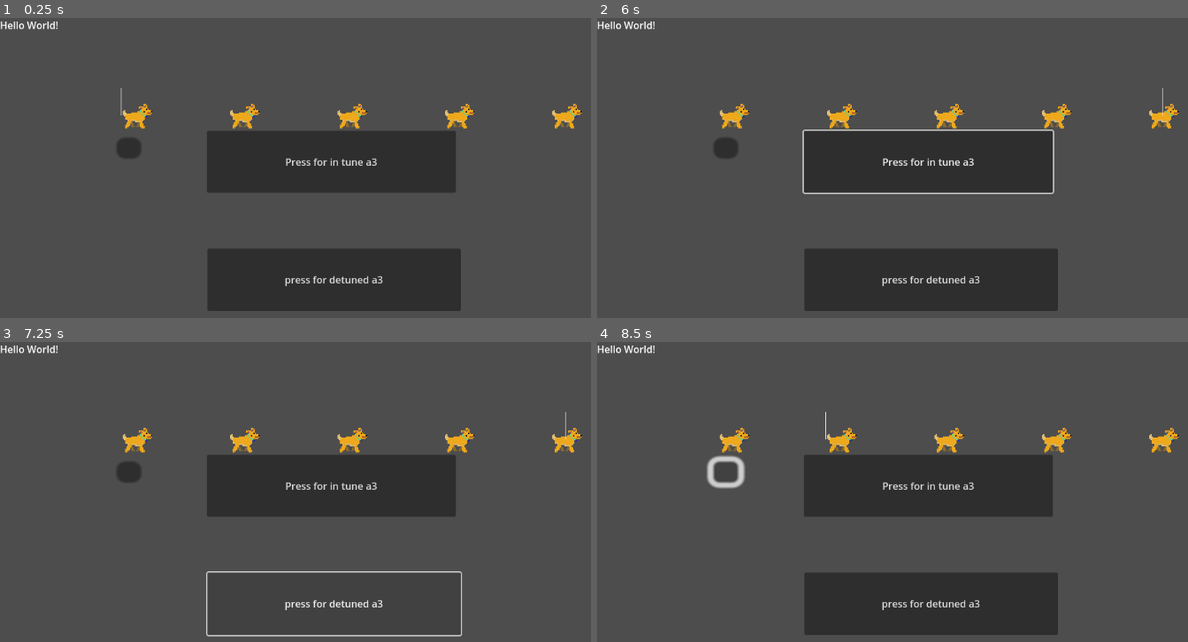
Above: before the commit, frames 1-4 (two rows, left to right).
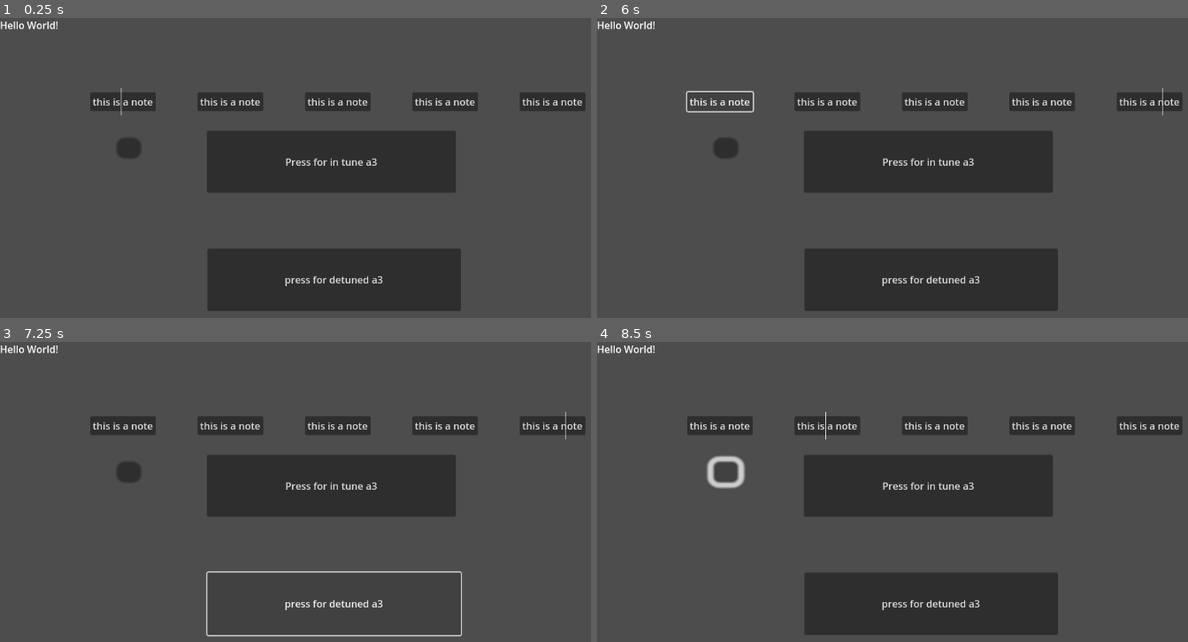
Above: after the commit, the same moments.

Repository: Sniggiho/COMP225-Reluna
Game: Godot game, scene res://Scenes/firstScene.tscn
Same seed, same stepped clock (60 frames per second), same inputs: the game is played once before the commit and once after it.
Inputs (mouse positions are in pixels of both pictures, inside the frame that each line leads up to):
- Up to frame 1 (0.25 s): no input
- Up to frame 2 (6 s): click (721, 102) at 0.5 s, where only the run after the commit has a clickable "this is a note"; click (727, 147) at 1.25 s; click (727, 147) at 2 s; click "press for detuned a3" at 2.75 s; click "Press for in tune a3" at 3.5 s; click "press for detuned a3" at 4.25 s; click "Press for in tune a3" at 5 s; click (721, 102) at 5.75 s, where only the run after the commit has a clickable "this is a note"
- Up to frame 3 (7.25 s): click "press for detuned a3" at 6.5 s
- Up to frame 4 (8.5 s): click "Press for in tune a3" at 7.25 s; click (727, 471) at 8 s

The runs differ from the first frame. In frame 1, 4.0% of the frame differs, in the area x 15-99%, y 24-37%; in frame 2, 4.3%, in the area x 14-99%, y 24-59%; in frame 3, 4.1%; in frame 4, 4.1%.

Commit message:
Note Class Functional

Diff:
--- a/Project/Scenes/Note/Note.gd
+++ b/Project/Scenes/Note/Note.gd
@@ -1,16 +1,19 @@
 extends Node2D
 class_name Note
 
-var detuneCents := 0 # the number of cents out of tune
-var noteName := "c3" # default note is c3
+@export var detuneCents := 0 # the number of cents out of tune
+@export var noteName := "c3" # default note is c3
 
 # Called when the node enters the scene tree for the first time.
 func _ready():
-	pass # Replace with function body.
+	pass
 
 # Called every frame. 'delta' is the elapsed time since the previous frame.
 func _process(delta):
 	pass
+
+func centsToRatio(cents) -> float:
+	return pow(2, cents/1200.0)
 
 func setNoteByName(note: String) -> void:
 	note.strip_escapes()
@@ -19,3 +22,9 @@
 
 func getNoteName() -> String:
 	return noteName
+
+func setDetuneCents(cents) -> void:
+	detuneCents = cents
+
+func getDetuneCents() -> int:
+	return detuneCents
--- a/Project/Scenes/Note/note.tscn
+++ b/Project/Scenes/Note/note.tscn
@@ -1,7 +1,40 @@
 [gd_scene load_steps=3 format=3 uid="uid://bw1j8vgpnjrk8"]
 
 [ext_resource type="Script" path="res://Scenes/Note/Note.gd" id="1_2wmyl"]
-[ext_resource type="Script" path="res://Scenes/NoteAudioStreamPlayer.gd" id="2_l6d57"]
+
+[sub_resource type="GDScript" id="GDScript_ns5jr"]
+script/source = "extends AudioStreamPlayer
+
+var defaultVolume = 3 # this is in decibels
+
+# Called when the node enters the scene tree for the first time.
+func _ready():
+	var noteName = get_node(\"..\").getNoteName()
+	var audioStream: AudioStreamMP3 = loadMp3(\"res://Piano Key WAV/\" + noteName + \".mp3\")
+	self.set_stream(audioStream)
+	self.set_volume_db(defaultVolume)
+
+func loadMp3(path) -> AudioStreamMP3:
+	var file = FileAccess.open(path, FileAccess.READ)
+	var sound = AudioStreamMP3.new()
+	sound.data = file.get_buffer(file.get_length())
+	return sound
+
+func playDetuned() -> void:
+	var detuneCents = get_node(\"..\").getDetuneCents()
+	print(detuneCents)
+	var detuneRatio = get_node(\"..\").centsToRatio(detuneCents) # this is a scaling factor on the original pitch
+	print(detuneRatio)
+	self.set_pitch_scale(detuneRatio)
+	self.play()
+
+func playInTune() -> void:
+	self.set_pitch_scale(1)
+	self.play()
+
+func _onButtonPressed() -> void:
+	self.playDetuned()
+"
 
 [node name="Note" type="Node2D"]
 script = ExtResource("1_2wmyl")
@@ -20,8 +53,9 @@
 grow_vertical = 2
 size_flags_horizontal = 4
 size_flags_vertical = 4
+text = "this is a note"
 
 [node name="AudioStreamPlayer" type="AudioStreamPlayer" parent="."]
-script = ExtResource("2_l6d57")
+script = SubResource("GDScript_ns5jr")
 
 [connection signal="pressed" from="Button" to="AudioStreamPlayer" method="playDetuned"]
--- a/Project/Scenes/NoteAudioStreamPlayer.gd
+++ /dev/null
@@ -1,30 +0,0 @@
-extends AudioStreamPlayer
-
-# Called when the node enters the scene tree for the first time.
-func _ready():
-	var audioStream: AudioStreamMP3 = loadMp3("res://Piano Key WAV/a4.mp3")
-	self.set_stream(audioStream)
-	self.set_volume_db(3.0)
-	self.play()
-
-
-func loadMp3(path) -> AudioStreamMP3:
-	var file = FileAccess.open(path, FileAccess.READ)
-	var sound = AudioStreamMP3.new()
-	sound.data = file.get_buffer(file.get_length())
-	return sound
-
-func playDetuned() -> void:
-	# Note that raising/lowering the pitch of a note one semitone would correspond to a
-	# detuneAmount value of 1 +- 0.0625. Thus, to keep within the realm of the note
-	# we're working with, we want detuneSeverity <= ~0.03
-	var detuneAmount = 1 + 0.00625*5 # this is a scaling factor on the original pitch
-	self.set_pitch_scale(detuneAmount)
-	self.play()
-
-func playInTune() -> void:
-	self.set_pitch_scale(1)
-	self.play()
-
-func _onButtonPressed() -> void:
-	self.playDetuned()
--- a/Project/Scenes/TuneCreator/TuneCreator.gd
+++ b/Project/Scenes/TuneCreator/TuneCreator.gd
@@ -25,7 +25,8 @@
 	var dx : float = 1.0 / (numNotes-1)
 	for i in range(numNotes):
 
-		var note = dummyNote.instantiate()
+		var note = noteScene.instantiate()
+		note.setDetuneCents(randi_range(-50,50))
 		add_child(note)
 		listOfNotes.append(note)
 		note.global_position = pathFollower.position
--- a/Project/Scenes/firstScene.tscn
+++ b/Project/Scenes/firstScene.tscn
@@ -1,8 +1,9 @@
-[gd_scene load_steps=5 format=3 uid="uid://c1qqxujrvquvy"]
+[gd_scene load_steps=6 format=3 uid="uid://c1qqxujrvquvy"]
 
 [ext_resource type="Script" path="res://Scenes/AudioStreamPlayerTest.gd" id="1_x644u"]
 [ext_resource type="PackedScene" uid="uid://0s7iemaa5lj5" path="res://Scenes/TuneCreator/tune_creator.tscn" id="2_8ghvy"]
 [ext_resource type="PackedScene" uid="uid://b7kyrbrs3vv1m" path="res://Scenes/PlayBar/play_bar.tscn" id="3_quvye"]
+[ext_resource type="PackedScene" uid="uid://bw1j8vgpnjrk8" path="res://Scenes/Note/note.tscn" id="4_iblsp"]
 
 [sub_resource type="Curve2D" id="Curve2D_xmk5h"]
 _data = {
@@ -43,6 +44,7 @@
 [node name="TuneCreator" parent="." node_paths=PackedStringArray("path") instance=ExtResource("2_8ghvy")]
 position = Vector2(200, 136)
 path = NodePath("../Path2D")
+noteScene = ExtResource("4_iblsp")
 
 [node name="Path2D" type="Path2D" parent="."]
 curve = SubResource("Curve2D_xmk5h")
